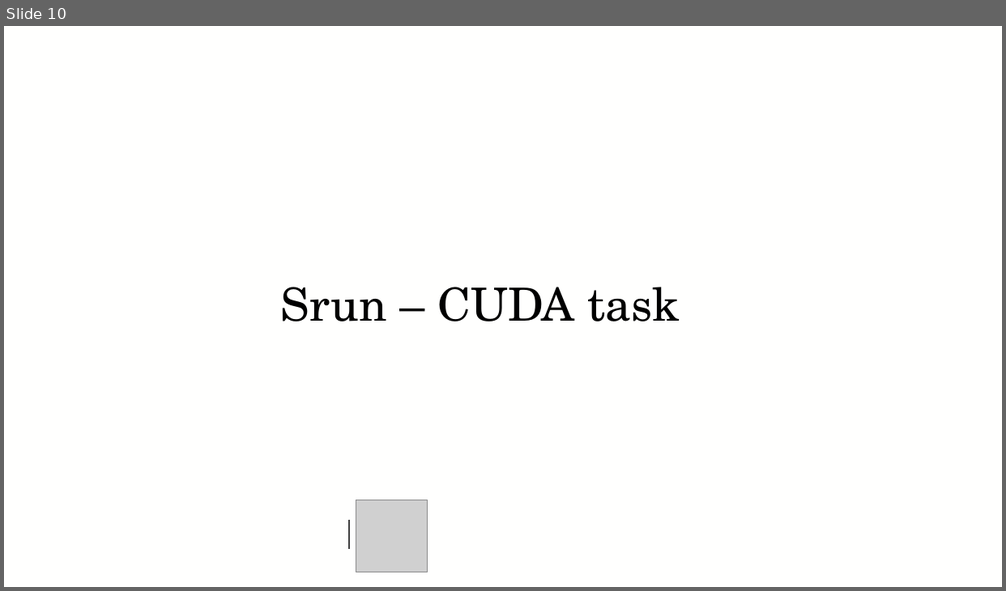
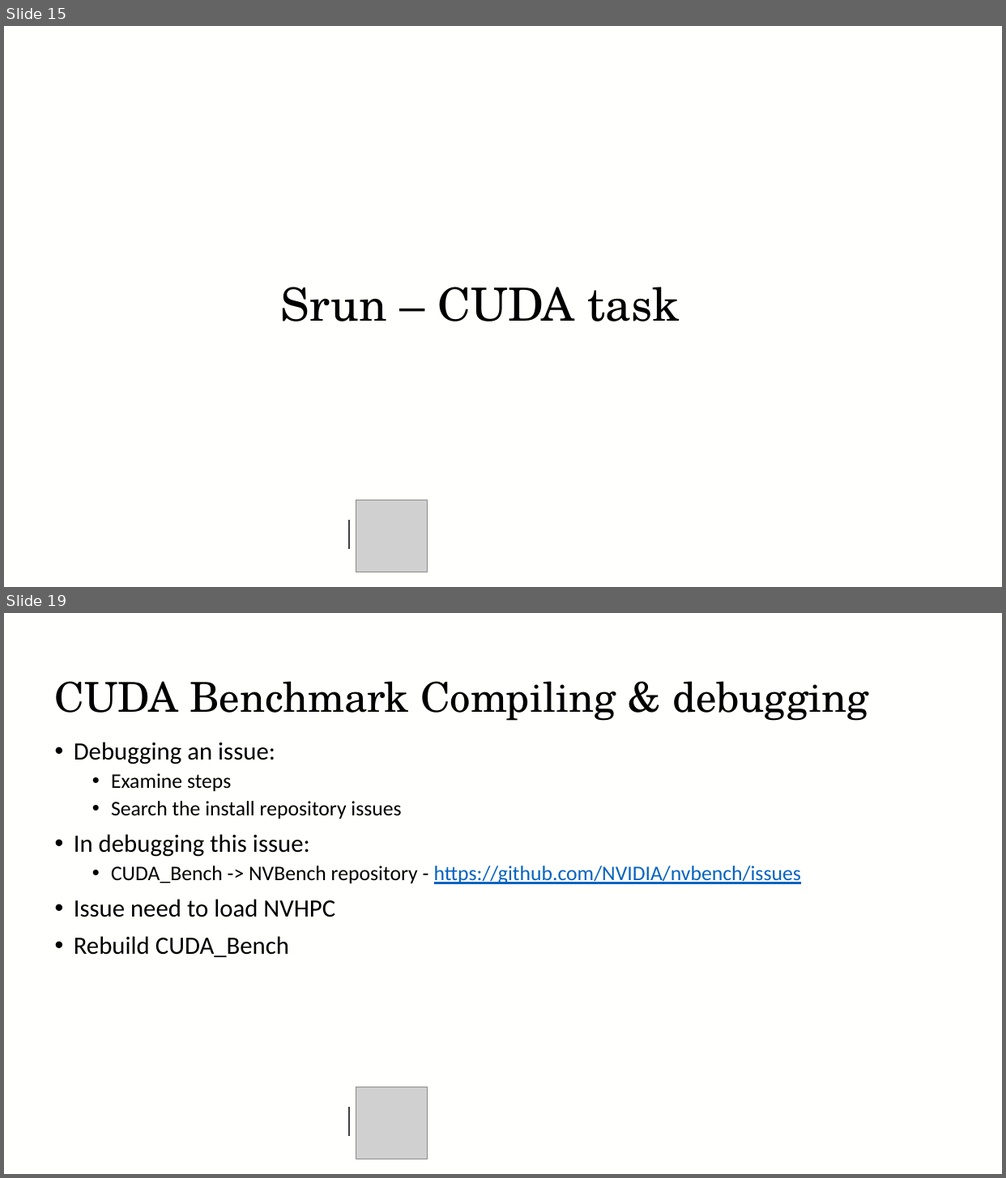
Before and after one commit to baskerville-hpc/2025-01-16-RFI-DLS-training, a slide deck: Interactive_jobs/Baskerville-Interactive-jobs.pptx. Shown one above the other, each under a label of ours: slide 10 before the commit, slides 15 and 19 after it; the slides between them are not shown. The pictures are 1006x591 and 1006x1178 pixels, drawn with LibreOffice and Linux fonts; fonts in the diff are those of the drawing; grey boxes stand for pictures; background and template pictures are left out. Boxes give left, top, right and bottom in pixels: in the first picture for what was removed or moved away, otherwise in the second. Text is boxed around its words. In the diff, an @@ line names an element or a change of style, - is before the commit and + after.

```diff
--- a/Interactive_jobs/Baskerville-Interactive-jobs.pptx
+++ b/Interactive_jobs/Baskerville-Interactive-jobs.pptx
@@ slide 19 added at (x1=4, y1=613, x2=1002, y2=1174), background #FFFFFE @@
@@ title added at (x1=55, y1=681, x2=869, y2=721), 39.6 pt, text #000000 @@
+CUDA Benchmark Compiling & debugging
@@ text added at (x1=74, y1=742, x2=801, y2=957), 20 pt, text #000000 @@
+• Debugging an issue:
+  • Examine steps
+  • Search the install repository issues
+• In debugging this issue:
+  • CUDA_Bench -> NVBench repository - https://github.com/NVIDIA/nvbench/issues
+• Issue need to load NVHPC
+• Rebuild CUDA_Bench
@@ picture added at (x1=356, y1=1088, x2=428, y2=1160) @@
@@ line added from (349, 1107) to (349, 1136), #404040 1 pt @@
@@ what was slide 10 is now slide 15 @@
```
Also in this commit, not shown: 5 slides changed, 18 other slides added.
